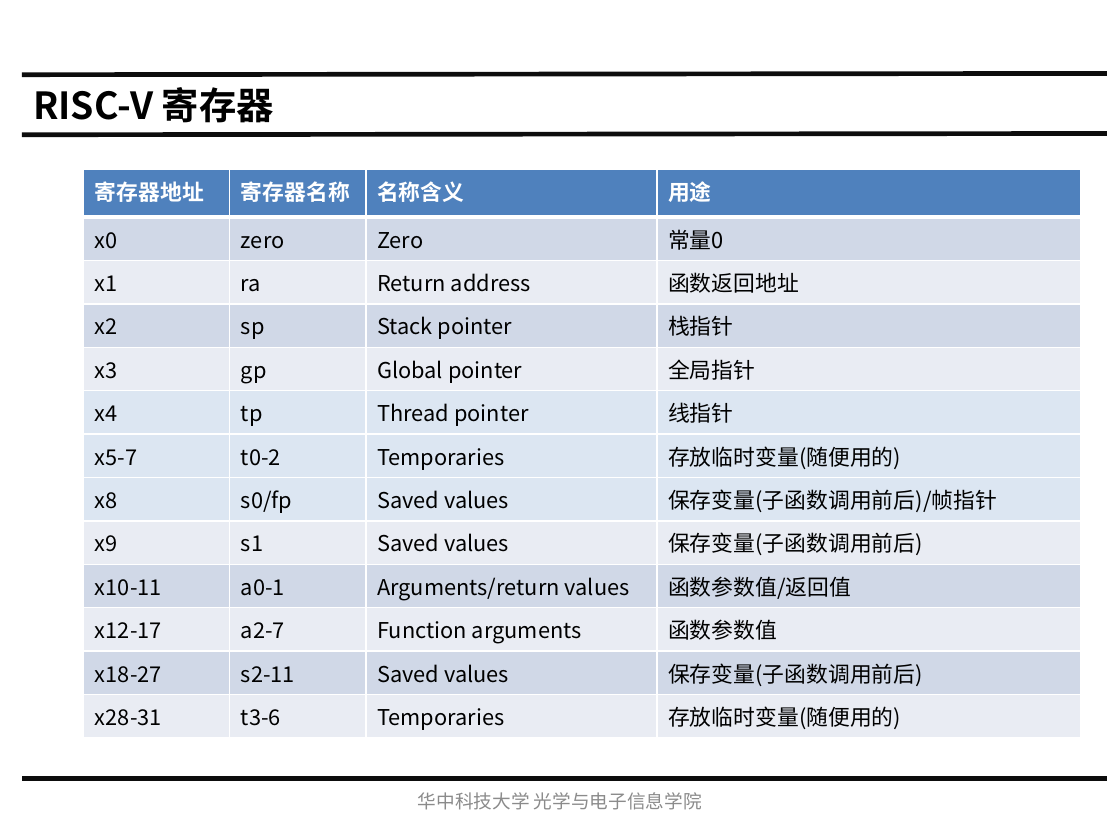
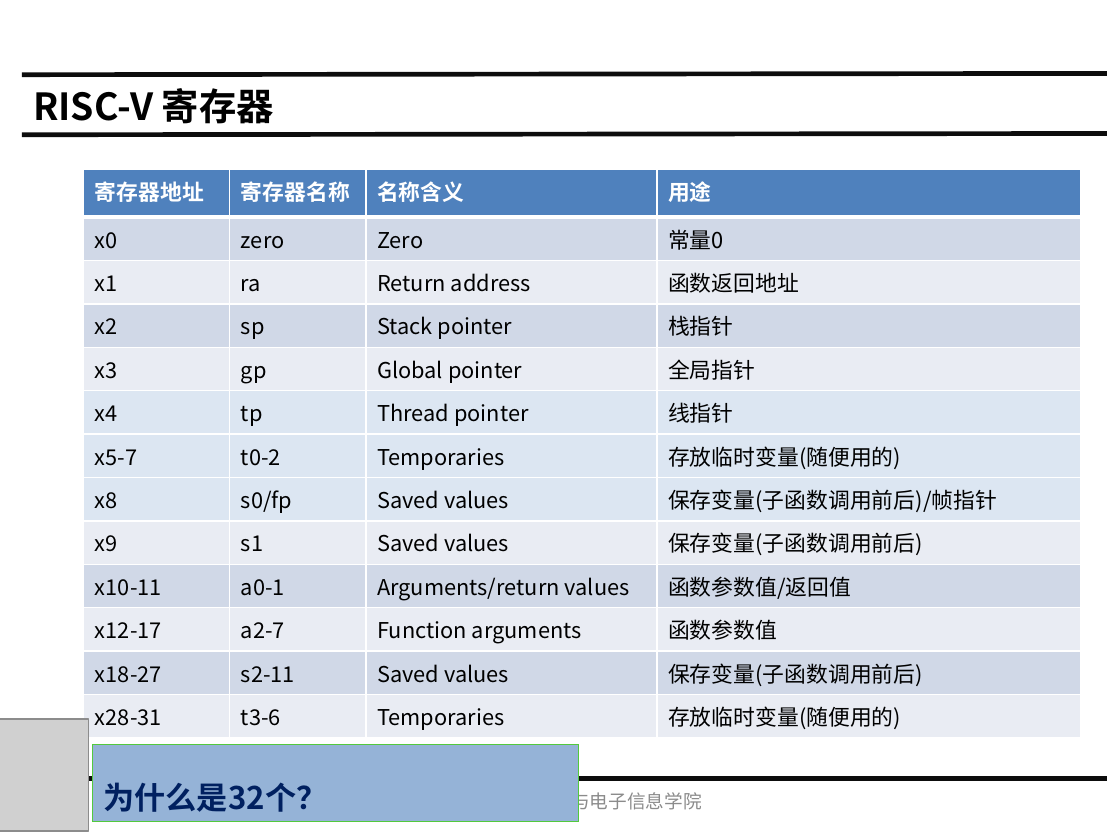
Before and after one commit to hust-gaoyujing/routine, a slide deck: slide 7 of daily/202105-risc-v/20200507-IS/Ch2 指令集体系结构.pptx. Drawn at 1120x840 pixels with LibreOffice and Linux fonts; fonts in the diff are those of the drawing; grey boxes stand for pictures. Boxes give left, top, right and bottom in pixels: in the first picture for what was removed or moved away, otherwise in the second. Text is boxed around its words. In the diff, an @@ line names an element or a change of style, - is before the commit and + after.

```diff
--- a/daily/202105-risc-v/20200507-IS/Ch2 指令集体系结构.pptx
+++ b/daily/202105-risc-v/20200507-IS/Ch2 指令集体系结构.pptx
@@ picture added at <box>0,719,88,831</box> @@
@@ rectangle added at <box>93,745,579,822</box>, fill #95B3D7, outline #53C93D 0.75 pt, 20 pt, text #002060, bold @@
+为什么是32个？
```
Also in this commit, not shown: 1 other slide changed, 44 slides added, 7 other files.
